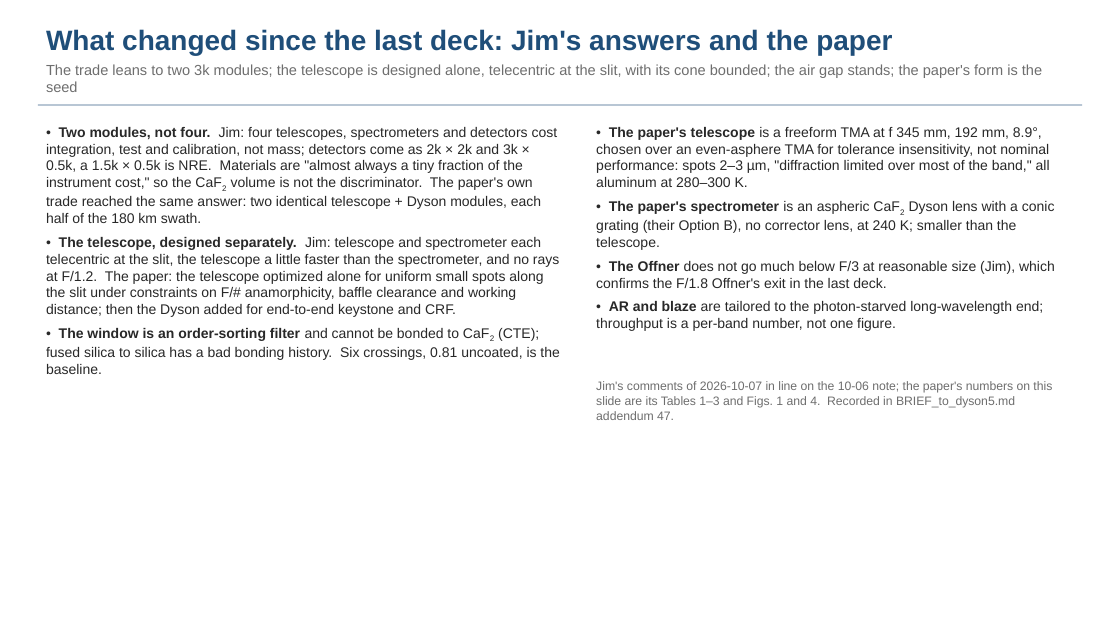
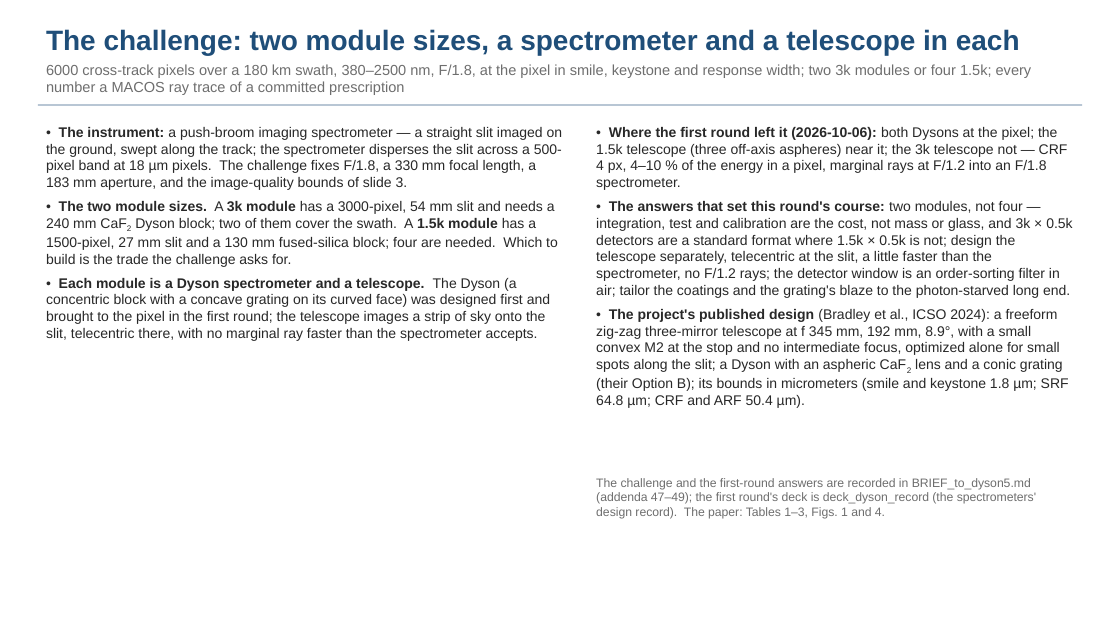
Before and after one commit to nasa-jpl/macos, a slide deck: slide 4 of demo_session/deck_dyson_3k_baseline.pptx. Drawn at 1120x630 pixels with LibreOffice and Linux fonts; fonts in the diff are those of the drawing. Boxes give left, top, right and bottom in pixels: in the first picture for what was removed or moved away, otherwise in the second. Text is boxed around its words. In the diff, an @@ line names an element or a change of style, - is before the commit and + after.

```diff
--- a/demo_session/deck_dyson_3k_baseline.pptx
+++ b/demo_session/deck_dyson_3k_baseline.pptx
@@ text at (46, 29, 1032, 95): text changed @@
-What changed since the last deck: Jim's answers and the paper
-The trade leans to two 3k modules; the telescope is designed alone, telecentric at the slit, with its cone bounded; the air gap stands; the paper's form is the seed
+The challenge: two module sizes, a spectrometer and a telescope in each
+6000 cross-track pixels over a 180 km swath, 380–2500 nm, F/1.8, at the pixel in smile, keystone and response width; two 3k modules or four 1.5k; every number a MACOS ray trace of a committed prescription
@@ text at (46, 127, 563, 341): text changed @@
-• Two modules, not four. Jim: four telescopes, spectrometers and detectors cost integration, test and calibration, not mass; detectors come as 2k × 2k and 3k × 0.5k, a 1.5k × 0.5k is NRE. Materials are "almost always a tiny fraction of the instrument cost," so the CaF2 volume is not the discriminator. The paper's own trade reached the same answer: two identical telescope + Dyson modules, each half of the 180 km swath.
-• The telescope, designed separately. Jim: telescope and spectrometer each telecentric at the slit, the telescope a little faster than the spectrometer, and no rays at F/1.2. The paper: the telescope optimized alone for uniform small spots along the slit under constraints on F/# anamorphicity, baffle clearance and working distance; then the Dyson added for end-to-end keystone and CRF.
-• The window is an order-sorting filter and cannot be bonded to CaF2 (CTE); fused silica to silica has a bad bonding history. Six crossings, 0.81 uncoated, is the baseline.
+• The instrument: a push-broom imaging spectrometer — a straight slit imaged on the ground, swept along the track; the spectrometer disperses the slit across a 500-pixel band at 18 µm pixels. The challenge fixes F/1.8, a 330 mm focal length, a 183 mm aperture, and the image-quality bounds of slide 3.
+• The two module sizes. A 3k module has a 3000-pixel, 54 mm slit and needs a 240 mm CaF2 Dyson block; two of them cover the swath. A 1.5k module has a 1500-pixel, 27 mm slit and a 130 mm fused-silica block; four are needed. Which to build is the trade the challenge asks for.
+• Each module is a Dyson spectrometer and a telescope. The Dyson (a concentric block with a concave grating on its curved face) was designed first and brought to the pixel in the first round; the telescope images a strip of sky onto the slit, telecentric there, with no marginal ray faster than the spectrometer accepts.
@@ text at (596, 127, 1072, 408): text changed @@
-• The paper's telescope is a freeform TMA at f 345 mm, 192 mm, 8.9°, chosen over an even-asphere TMA for tolerance insensitivity, not nominal performance: spots 2–3 µm, "diffraction limited over most of the band," all aluminum at 280–300 K.
-• The paper's spectrometer is an aspheric CaF2 Dyson lens with a conic grating (their Option B), no corrector lens, at 240 K; smaller than the telescope.
-• The Offner does not go much below F/3 at reasonable size (Jim), which confirms the F/1.8 Offner's exit in the last deck.
-• AR and blaze are tailored to the photon-starved long-wavelength end; throughput is a per-band number, not one figure.
+• Where the first round left it (2026-10-06): both Dysons at the pixel; the 1.5k telescope (three off-axis aspheres) near it; the 3k telescope not — CRF 4 px, 4–10 % of the energy in a pixel, marginal rays at F/1.2 into an F/1.8 spectrometer.
+• The answers that set this round's course: two modules, not four — integration, test and calibration are the cost, not mass or glass, and 3k × 0.5k detectors are a standard format where 1.5k × 0.5k is not; design the telescope separately, telecentric at the slit, a little faster than the spectrometer, no F/1.2 rays; the detector window is an order-sorting filter in air; tailor the coatings and the grating's blaze to the photon-starved long end.
+• The project's published design (Bradley et al., ICSO 2024): a freeform zig-zag three-mirror telescope at f 345 mm, 192 mm, 8.9°, with a small convex M2 at the stop and no intermediate focus, optimized alone for small spots along the slit; a Dyson with an aspheric CaF2 lens and a conic grating (their Option B); its bounds in micrometers (smile and keystone 1.8 µm; SRF 64.8 µm; CRF and ARF 50.4 µm).
@@ text at (596, 478, 1036, 519): text changed @@
-Jim's comments of 2026-10-07 in line on the 10-06 note; the paper's numbers on this slide are its Tables 1–3 and Figs. 1 and 4. Recorded in BRIEF_to_dyson5.md addendum 47.
+The challenge and the first-round answers are recorded in BRIEF_to_dyson5.md (addenda 47–49); the first round's deck is deck_dyson_record (the spectrometers' design record). The paper: Tables 1–3, Figs. 1 and 4.
```
Also in this commit, not shown: 19 other slides changed, 2 slides added, 3 other files.
